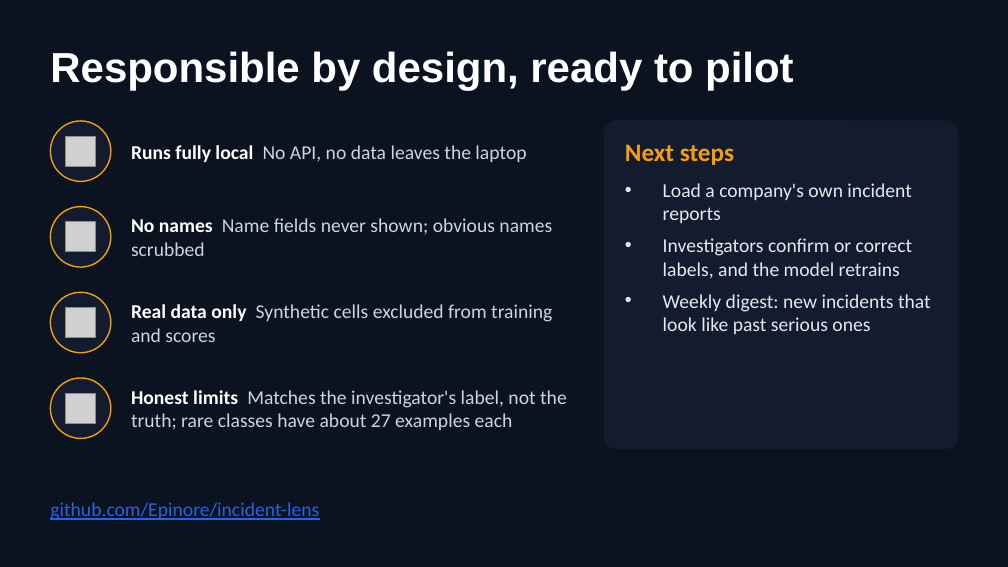
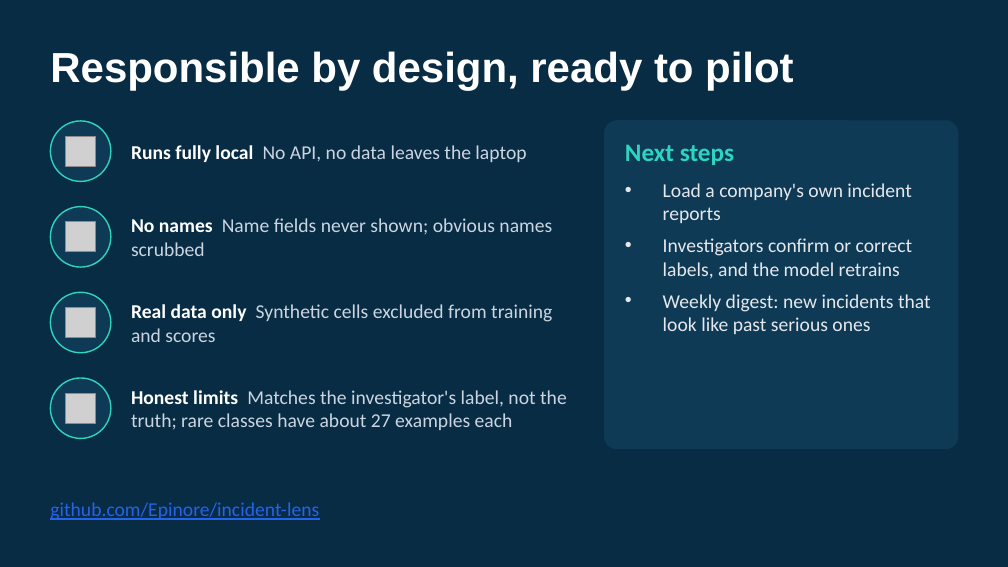
Before and after one commit to Epinore/incident-lens, a slide deck: slide 7 of slides/Team 2 slides.pptx. Drawn at 1008x567 pixels with LibreOffice and Linux fonts; fonts in the diff are those of the drawing; grey boxes stand for pictures. Boxes give left, top, right and bottom in pixels: in the first picture for what was removed or moved away, otherwise in the second. Text is boxed around its words. In the diff, an @@ line names an element or a change of style, - is before the commit and + after.

```diff
--- a/slides/Team 2 slides.pptx
+++ b/slides/Team 2 slides.pptx
@@ background #0B1220 to #082C44 @@
@@ rounded rectangle at (605, 121, 958, 449): fill #131C2E to #0E3A55; outline #131C2E 1 pt to #0E3A55 1 pt @@
@@ text at (625, 144, 734, 165): text colour #F59E0B to #2DD4BF in "Next steps" @@
@@ fill #131C2E to #0E3A55; outline #F59E0B 1 pt to #2DD4BF 1 pt in 4 elements at (50, 121, 111, 181), (50, 207, 111, 267), (50, 292, 111, 353), (50, 378, 111, 438) @@
```
Also in this commit, not shown: 4 other slides changed, 12 other files.
